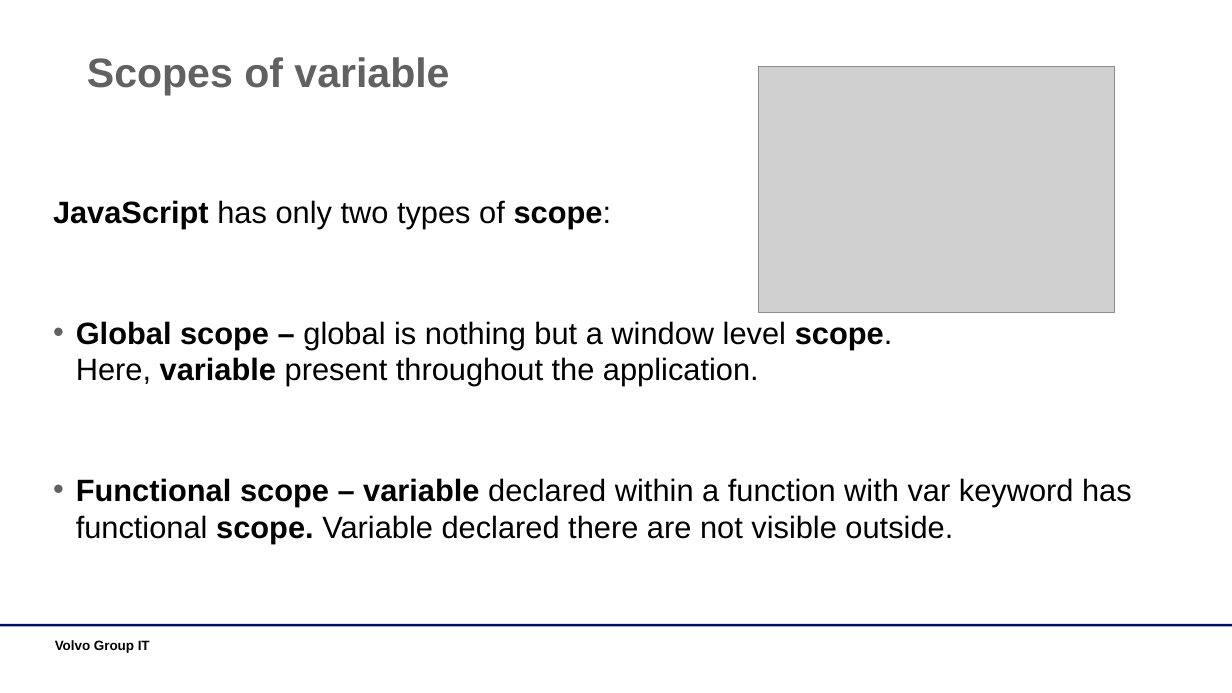
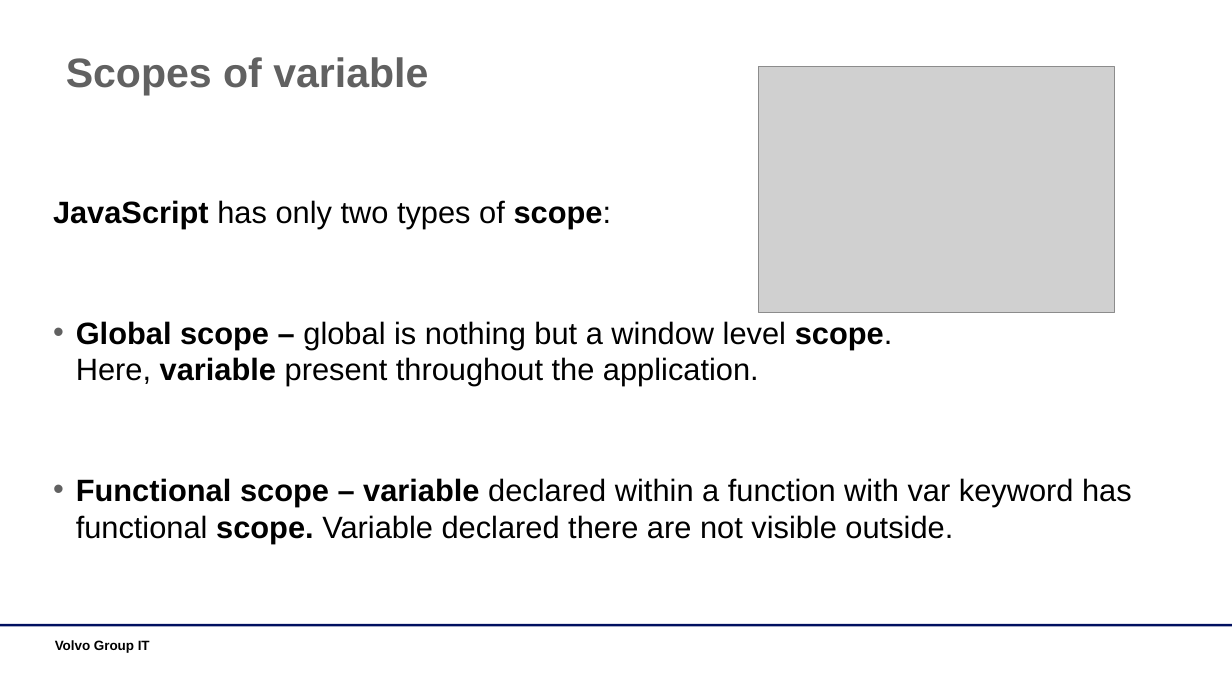
Before and after one commit to dankrz/JsTraining, a slide deck: slide 4 of JsTraining-presentation/JS Training.pptx. Drawn at 1232x693 pixels with LibreOffice and Linux fonts; fonts in the diff are those of the drawing; grey boxes stand for pictures; background and template pictures are left out. Boxes give left, top, right and bottom in pixels: in the first picture for what was removed or moved away, otherwise in the second. Text is boxed around its words. In the diff, an @@ line names an element or a change of style, - is before the commit and + after.

```diff
--- a/JsTraining-presentation/JS Training.pptx
+++ b/JsTraining-presentation/JS Training.pptx
@@ title "Scopes of variable": place and size @@
-title "Scopes of variable" at bbox=[87, 57, 449, 96]
+title "Scopes of variable" at bbox=[66, 57, 428, 96]
```
Also in this commit, not shown: 10 other slides changed, 3 other files.
